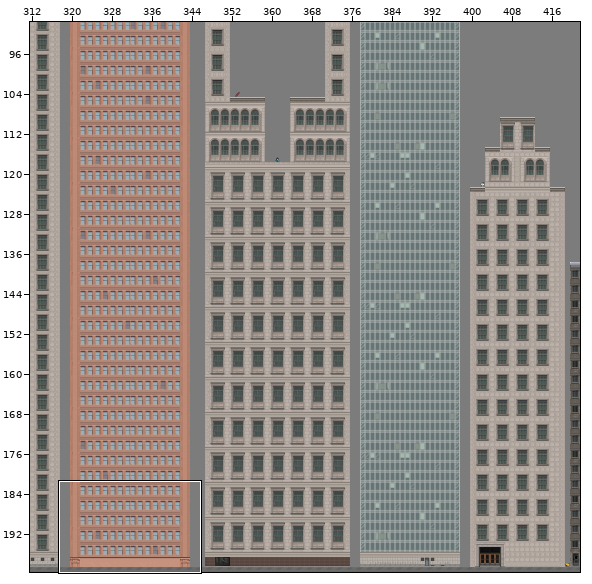
Two versions of a level (Tiled map (JSON), City.tmj). The first picture is a wide view before the edit; the outline marks the close-up.
Close-up. As it was:
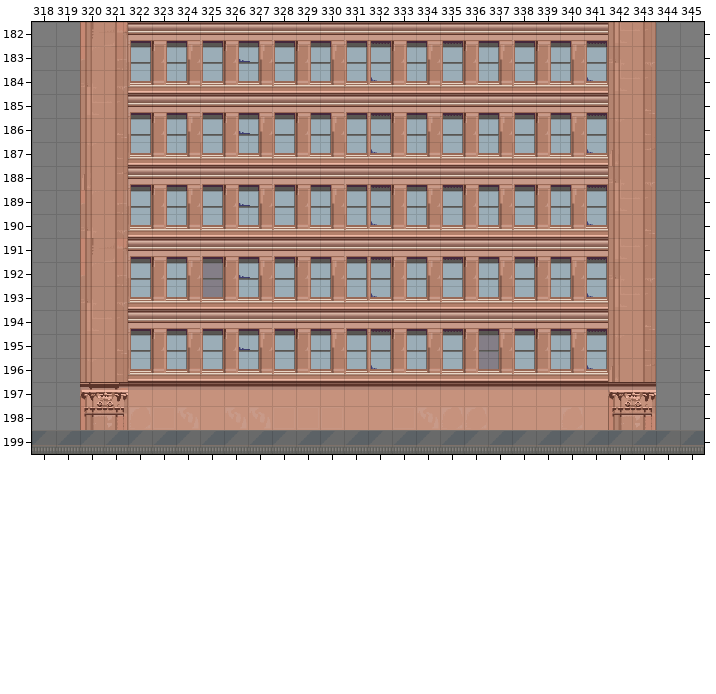
Cells are 32x32 px. Shown: x 318..345, y 182..199. The commit also changed other parts of the map, which this record leaves out.
Now the later version:
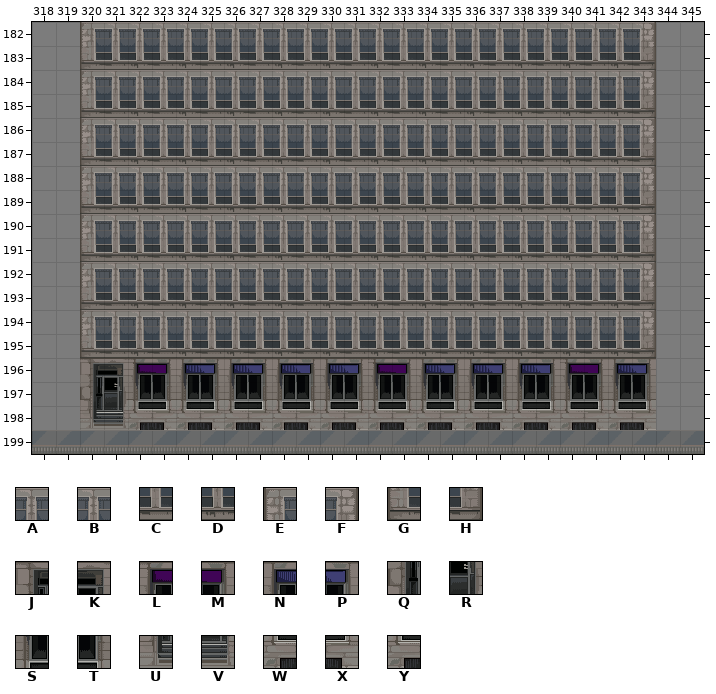
Key: from "CityTilesMain2": A 166, B 167, C 182, D 183, E 256, F 261, G 272, H 277, J 336, K 337, L 338, M 339, N 340, P 341, Q 352, R 353, S 354, T 355, U 368, V 369, W 370, X 371, Y 372.
_ is an empty cell.
The edit:
Layer "City Overlay":
y 182: x 320..343 ________________________ -> EABABABABABABABABABABABF
y 183: x 320..343 ________________________ -> GCDCDCDCDCDCDCDCDCDCDCDH
y 184: x 320..343 ________________________ -> EABABABABABABABABABABABF
y 185: x 320..343 ________________________ -> GCDCDCDCDCDCDCDCDCDCDCDH
y 186: x 320..343 ________________________ -> EABABABABABABABABABABABF
y 187: x 320..343 ________________________ -> GCDCDCDCDCDCDCDCDCDCDCDH
y 188: x 320..343 ________________________ -> EABABABABABABABABABABABF
y 189: x 320..343 ________________________ -> GCDCDCDCDCDCDCDCDCDCDCDH
y 190: x 320..343 ________________________ -> EABABABABABABABABABABABF
y 191: x 320..343 ________________________ -> GCDCDCDCDCDCDCDCDCDCDCDH
y 192: x 320..343 ________________________ -> EABABABABABABABABABABABF
y 193: x 320..343 ________________________ -> GCDCDCDCDCDCDCDCDCDCDCDH
y 194: x 320..343 ________________________ -> EABABABABABABABABABABABF
y 195: x 320..343 ________________________ -> GCDCDCDCDCDCDCDCDCDCDCDH
y 196: x 320..343 ________________________ -> JKLMNPNPNPNPLMNPNPNPLMNP
y 197: x 320..343 ________________________ -> QRSTSTSTSTSTSTSTSTSTSTST
y 198: x 320..343 ________________________ -> UVWXYXYXYXYXWXYXYXYXWXYX
